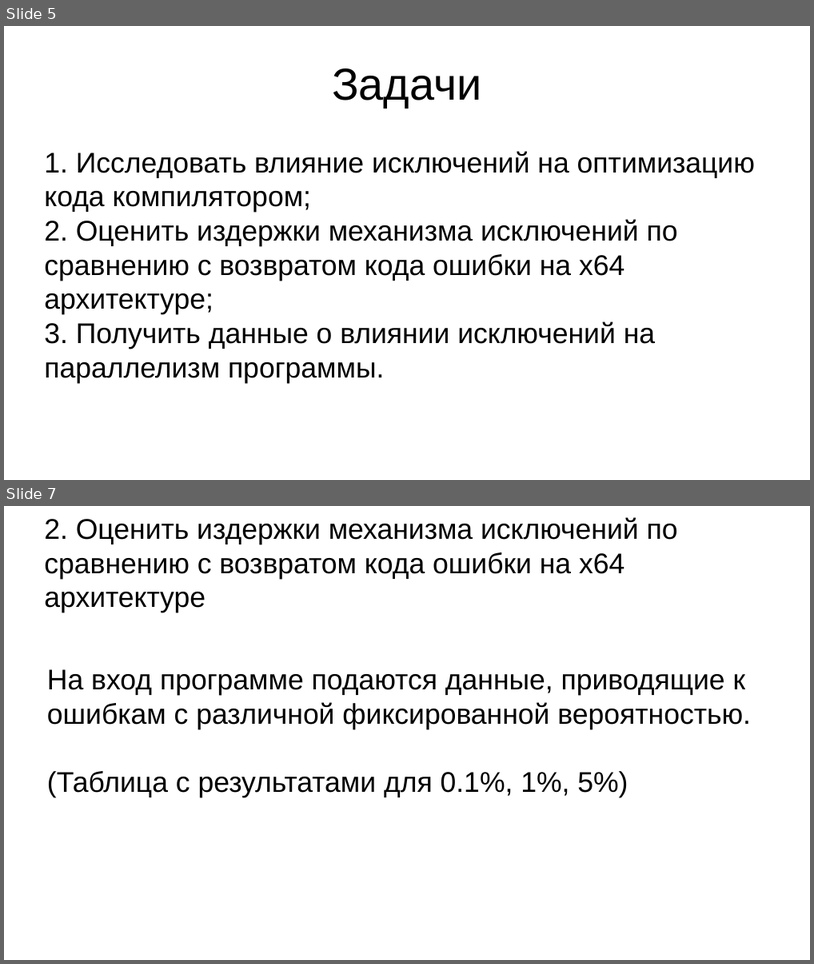
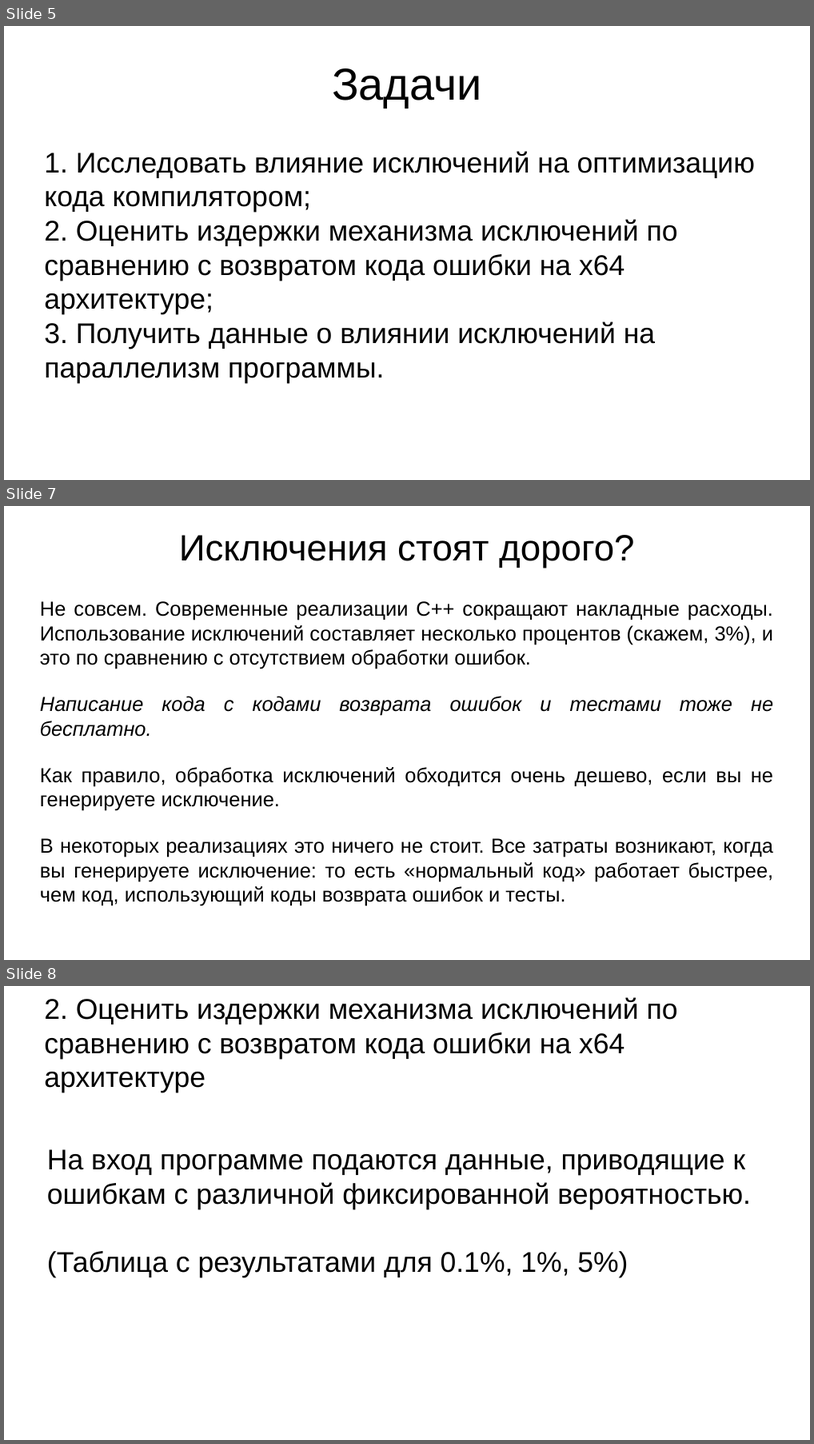
Before and after one commit to Leartiz/exception_research, a slide deck: about/presentation_v1.odp. Shown one above the other, each under a label of ours: slides 5 and 7 before the commit, slides 5, 7 and 8 after it; the slides between them are not shown. The pictures are 814x964 and 814x1444 pixels, drawn with LibreOffice and Linux fonts; fonts in the diff are those of the drawing. Boxes give left, top, right and bottom in pixels: in the first picture for what was removed or moved away, otherwise in the second. Text is boxed around its words. In the diff, an @@ line names an element or a change of style, - is before the commit and + after.

```diff
--- a/about/presentation_v1.odp
+++ b/about/presentation_v1.odp
@@ slide 7 added at (4,506,810,960), background #FFFFFF @@
@@ text added at (179,535,634,568), 36 pt, text #000000 @@
+Исключения стоят дорого?
@@ text added at (40,601,774,906), 20 pt, text #000000 @@
+Не совсем. Современные реализации C++ сокращают накладные расходы. Использование исключений составляет несколько процентов (скажем, 3%), и это по сравнению с отсутствием обработки ошибок.
+Написание кода с кодами возврата ошибок и тестами тоже не бесплатно.
+Как правило, обработка исключений обходится очень дешево, если вы не генерируете исключение.
+В некоторых реализациях это ничего не стоит. Все затраты возникают, когда вы генерируете исключение: то есть «нормальный код» работает быстрее, чем код, использующий коды возврата ошибок и тесты.
@@ what was slide 7 is now slide 8 @@
```
Also in this commit, not shown: 2 slides changed, 2 other slides added, 2 other files.
